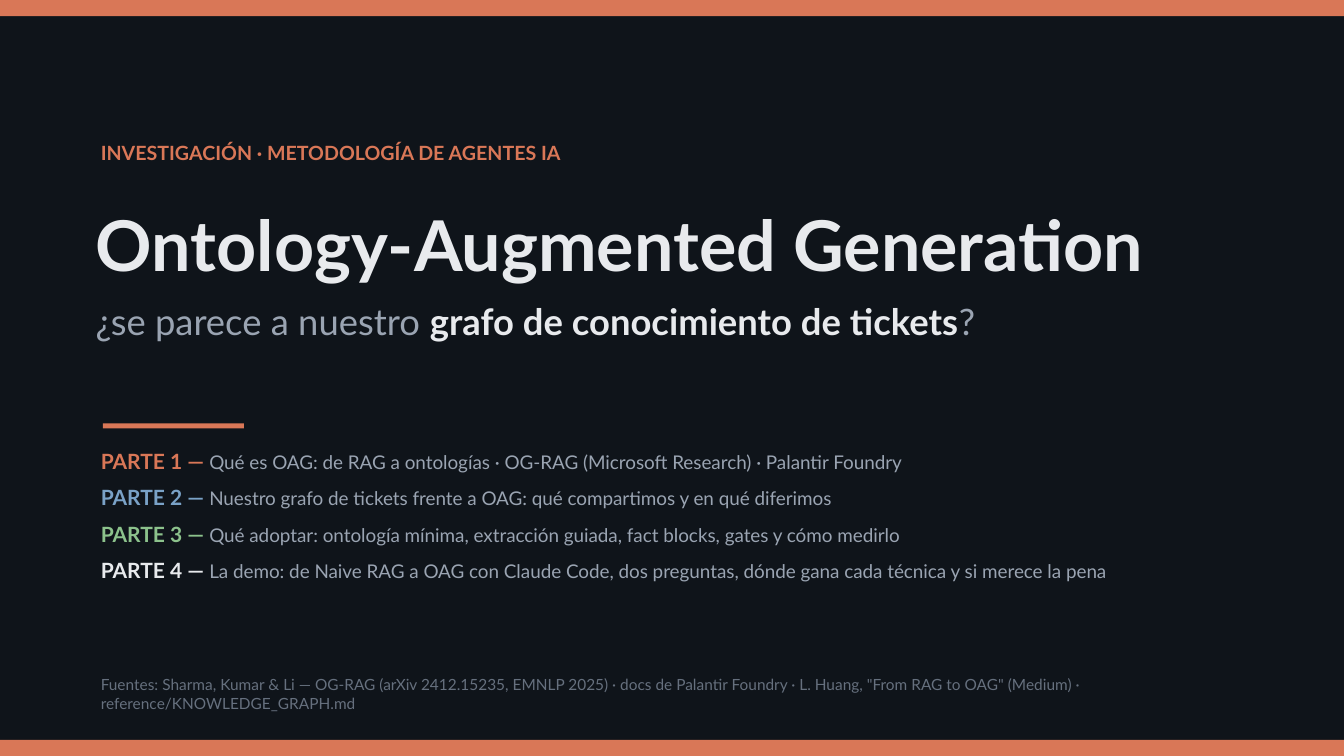
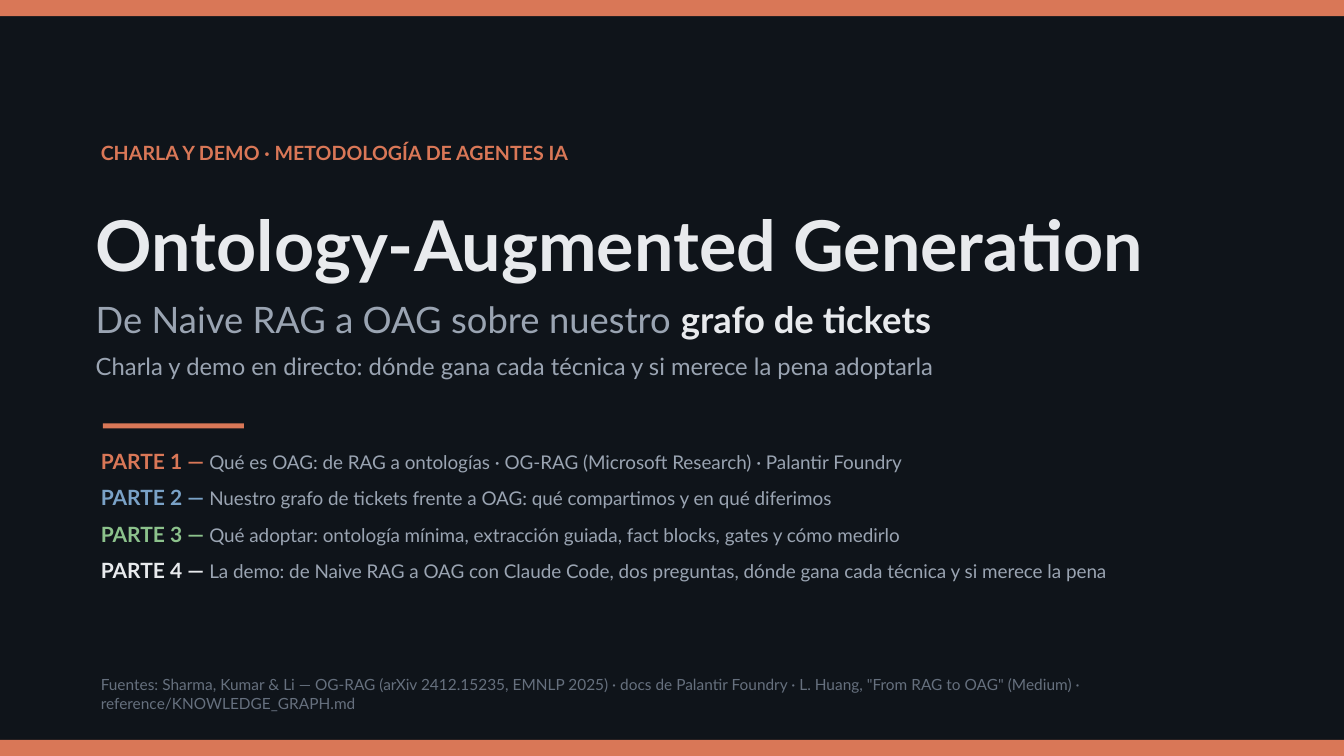
Before and after one commit to olonok69/oag_vs_kg_ml_engineer, a slide deck: slide 1 of presentacion/OAG_vs_KG_Presentacion.pptx. Drawn at 1344x756 pixels with LibreOffice and Linux fonts; fonts in the diff are those of the drawing. Boxes give left, top, right and bottom in pixels: in the first picture for what was removed or moved away, otherwise in the second. Text is boxed around its words. In the diff, an @@ line names an element or a change of style, - is before the commit and + after.

```diff
--- a/presentacion/OAG_vs_KG_Presentacion.pptx
+++ b/presentacion/OAG_vs_KG_Presentacion.pptx
@@ text at [101, 143, 568, 160]: text changed @@
-INVESTIGACIÓN · METODOLOGÍA DE AGENTES IA
+CHARLA Y DEMO · METODOLOGÍA DE AGENTES IA
@@ text at [96, 306, 933, 380]: text changed; size 26 to 17 pt; text colour #E8EAED to #9AA4B2; bold off @@
-¿se parece a nuestro grafo de conocimiento de tickets?
+De Naive RAG a OAG sobre nuestro grafo de tickets
+Charla y demo en directo: dónde gana cada técnica y si merece la pena adoptarla
```
Also in this commit, not shown: 1 other slide changed, 15 other files.
